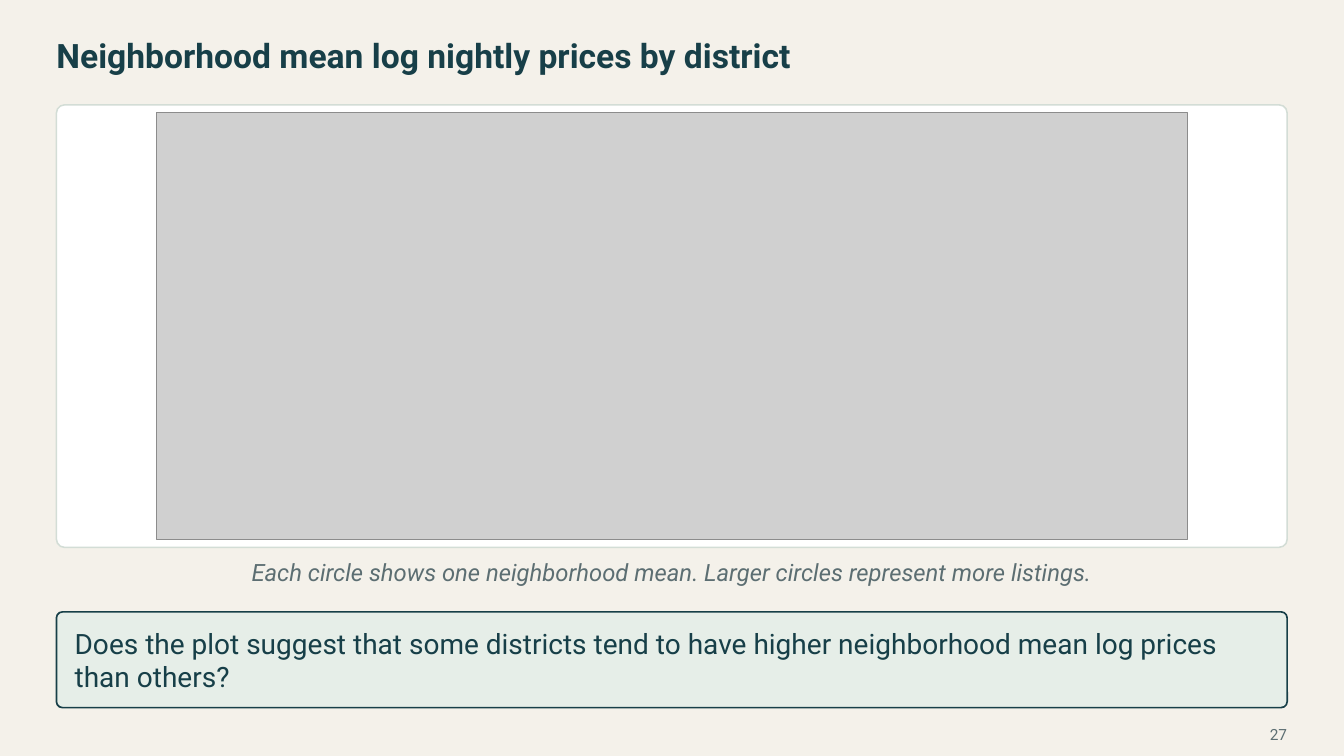
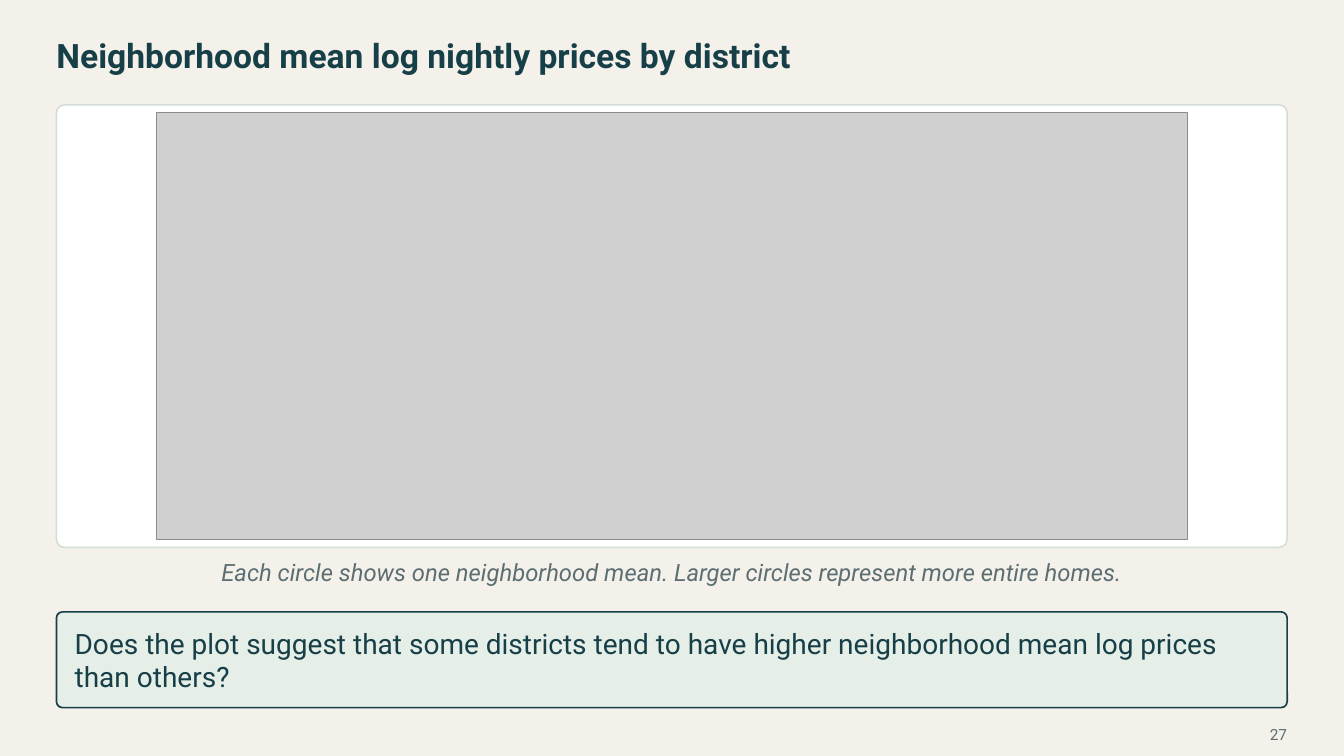
Before and after one commit to Postmus/BeyondMLR, a slide deck: slide 27 of lectures_2627/week3/Beyond_MLR_Week_3.pptx. Drawn at 1344x756 pixels with LibreOffice and Linux fonts; fonts in the diff are those of the drawing; grey boxes stand for pictures. Boxes give left, top, right and bottom in pixels: in the first picture for what was removed or moved away, otherwise in the second. Text is boxed around its words. In the diff, an @@ line names an element or a change of style, - is before the commit and + after.

Commit message:
Focus Week 3 Airbnb labs and lecture on entire homes
Center capacity at four guests and compare four- and five-guest homes at WalkScores 85 and 91. Update the nested-model results and show neighborhood WalkScores by district.

```diff
--- a/lectures_2627/week3/Beyond_MLR_Week_3.pptx
+++ b/lectures_2627/week3/Beyond_MLR_Week_3.pptx
@@ text at (221,563,1121,586): text changed @@
-Each circle shows one neighborhood mean. Larger circles represent more listings.
+Each circle shows one neighborhood mean. Larger circles represent more entire homes.
```
Also in this commit, not shown: 5 other slides changed, 2 slides added, 2 slides removed, 12 other files.
